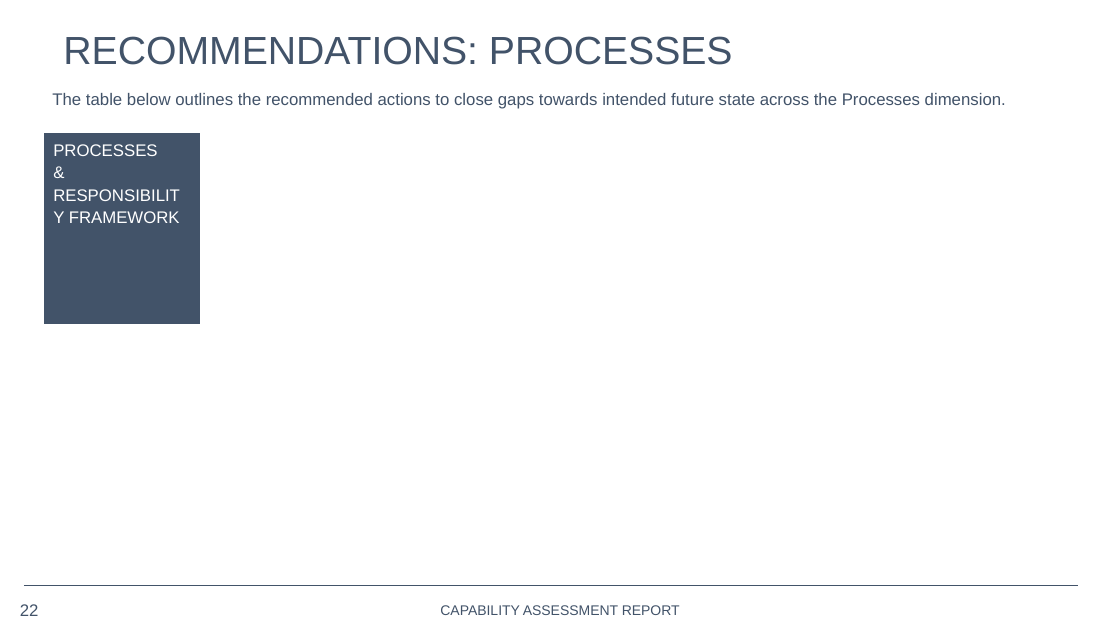
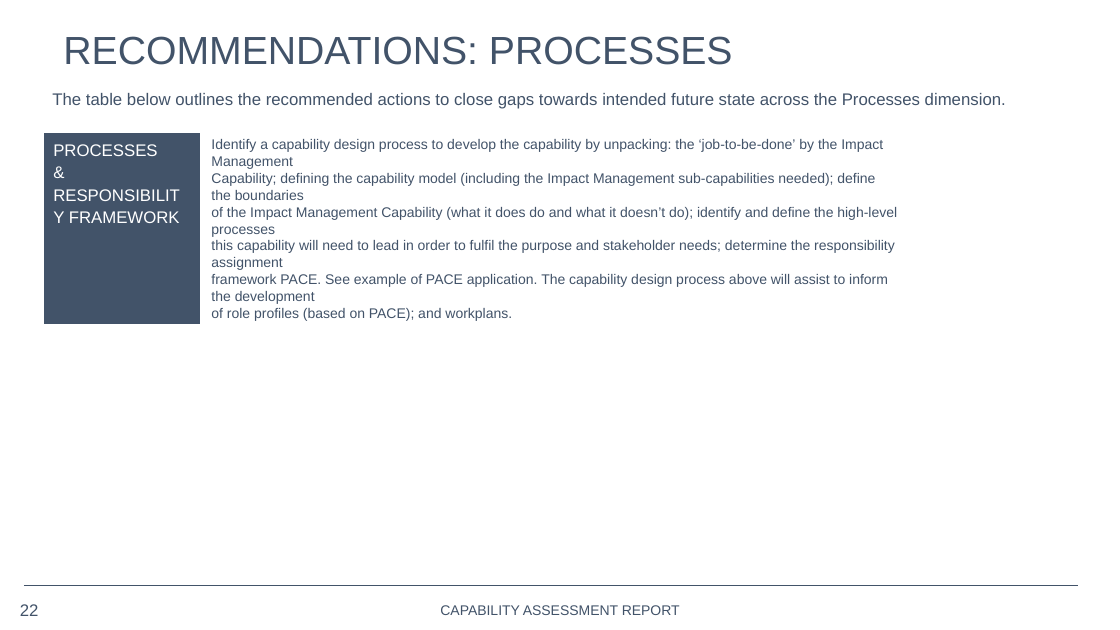
Before and after one commit to opus-meum/power-automate, a slide deck: slide 22 of Capability Assessment Report.pptx. Drawn at 1120x630 pixels with LibreOffice and Linux fonts; fonts in the diff are those of the drawing; background and template pictures are left out. Boxes give left, top, right and bottom in pixels: in the first picture for what was removed or moved away, otherwise in the second. Text is boxed around its words. In the diff, an @@ line names an element or a change of style, - is before the commit and + after.

```diff
--- a/Capability Assessment Report.pptx
+++ b/Capability Assessment Report.pptx
@@ text added at (x1=211, y1=139, x2=897, y2=321), 10 pt, text #425369 @@
+Identify a capability design process to develop the capability by unpacking: the ‘job-to-be-done’ by the Impact Management
+Capability; defining the capability model (including the Impact Management sub-capabilities needed); define the boundaries
+of the Impact Management Capability (what it does do and what it doesn’t do); identify and define the high-level processes
+this capability will need to lead in order to fulfil the purpose and stakeholder needs; determine the responsibility assignment
+framework PACE. See example of PACE application. The capability design process above will assist to inform the development
+of role profiles (based on PACE); and workplans.
```
Also in this commit, not shown: 10 other slides changed, 1 slide added, 1 slide removed, 1 other file.
